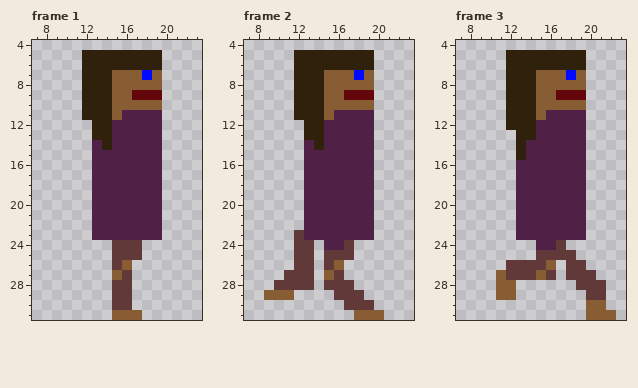
Two states of a pixel-art file, Piskel Sprites/Dudette/DUDETT RIGHT.aseprite. That is the earlier state.
32x32 pixels, 3 frames. Shown: frame 1: x 7..23, y 4..31; frame 2: x 7..23, y 4..31; frame 3: x 7..23, y 4..31.
Once edited:
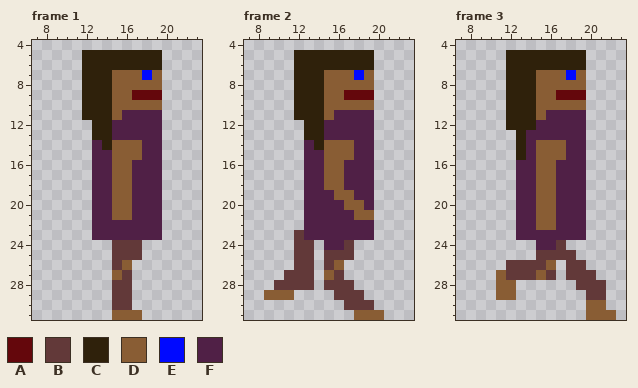
Palette (. is transparent): A #64070c  B #623939  C #2f210b  D #895d34  E #0009ff  F #502046
Changes in this commit:
Frame 1:
Colour F gives way to colour D in rows 14 to 15 at x 15 to 17; in rows 16 to 21 at x 15 to 16.
Frame 2:
Colour F gives way to colour D in rows 14 to 15 at x 15 to 17; in rows 16 to 18 at x 15 to 16; in row 19 at x 16 to 17; in row 20 at x 17 to 18; in row 21 at x 18 to 19.
Frame 3:
Colour F gives way to colour D in rows 14 to 15 at x 15 to 17; in rows 16 to 22 at x 15 to 16.
Colour C gives way to colour F in row 13 at x 14.
Where, in picture pixels (left, top, right, bottom), the same in both pictures:
changed: (112, 140, 142, 220)
changed: (324, 140, 374, 220)
changed: (526, 130, 566, 230)
